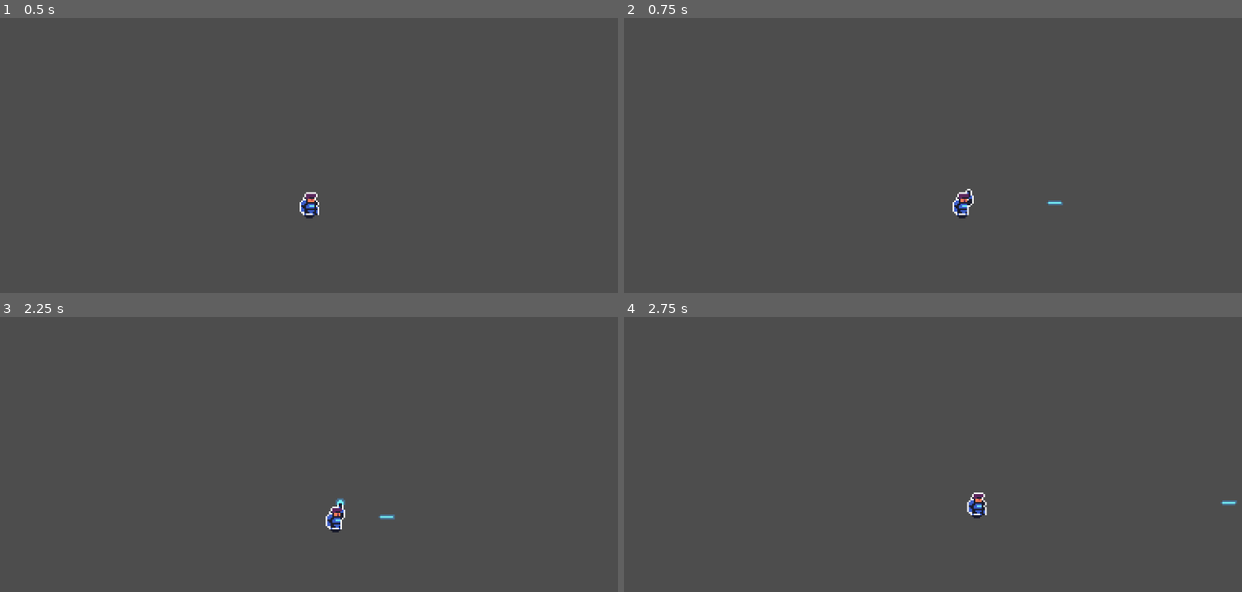
Above: before the commit, frames 1-4 (two rows, left to right).
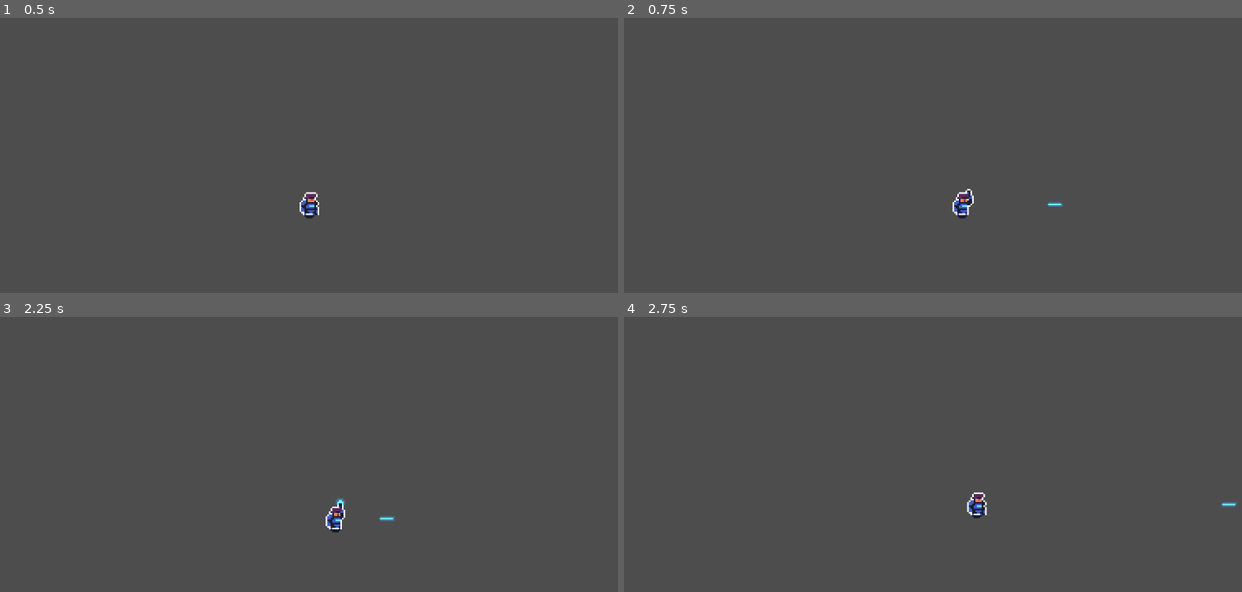
Above: after the commit, the same moments.

Repository: bfianoh/GameDesignWeek5
Game: Godot game, scene res://scenes/player.tscn
Same seed, same stepped clock (60 frames per second), same inputs: the game is played once before the commit and once after it.
Inputs:
- Up to frame 1 (0.5 s): no input
- Up to frame 2 (0.75 s): tap Enter (shoot) at 0.5, 0.6 s; hold D (right) from 0.53 s (still down)
- Up to frame 3 (2.25 s): release D (right) at 1.28 s; hold S (down) 1.28-2.03 s; tap Enter (shoot) at 1.35, 2.1 s; hold D (right) from 2.03 s (still down)
- Up to frame 4 (2.75 s): keep holding D (right)

Frame 1 is identical in both runs. In frame 2, less than 0.1% of the frame differs, in the area x 68-72%, y 66-69%; in frame 3, less than 0.1%; in frame 4, less than 0.1%, in the area x 96-100%, y 66-70%.

Commit message:
Bullet collision bug fix again

Diff:
--- a/scripts/player.gd
+++ b/scripts/player.gd
@@ -58,7 +58,7 @@
 	%Sprite.play("shoot")
 
 	var projectile = player_projectile.instantiate()
-	projectile.position = position + Vector2(0,5)
+	projectile.position = position + Vector2(0,6)
 	projectile.direction = facing_dir
 	projectile.speed = projectile_speed
 	projectile.damage = damage
